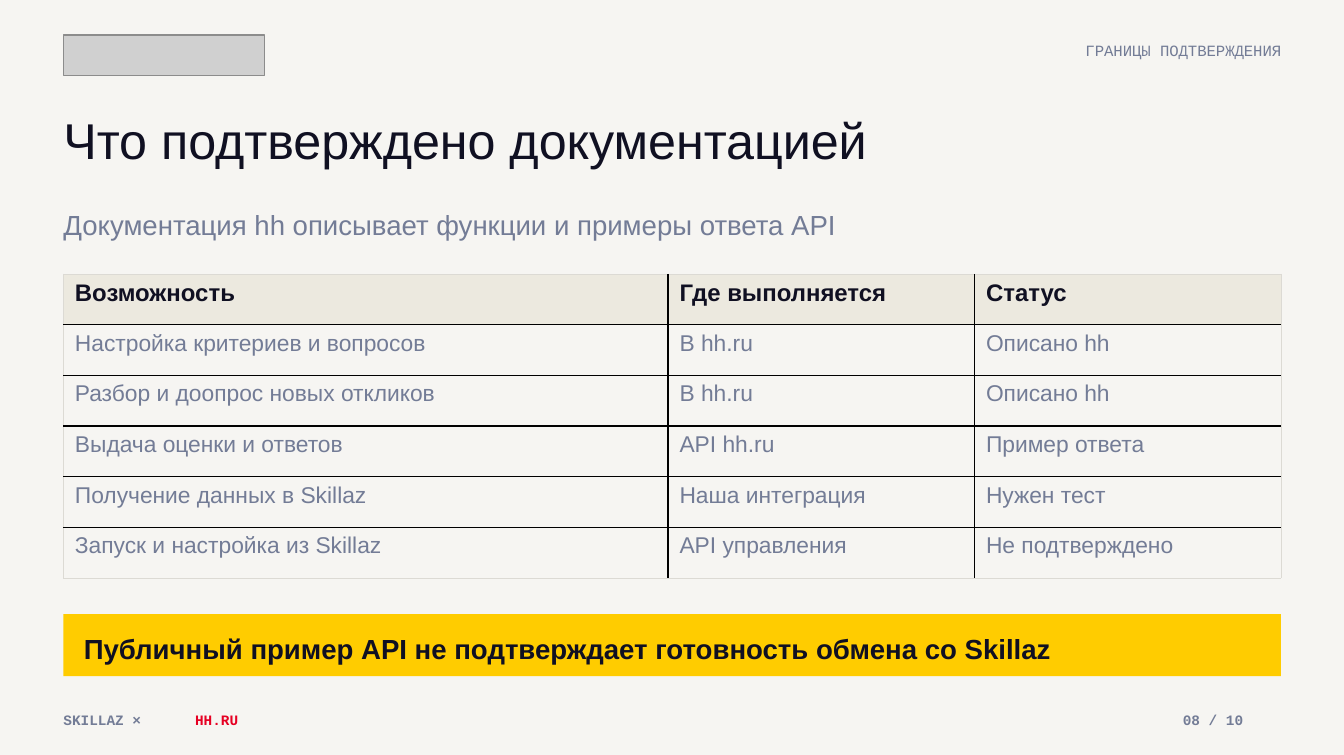
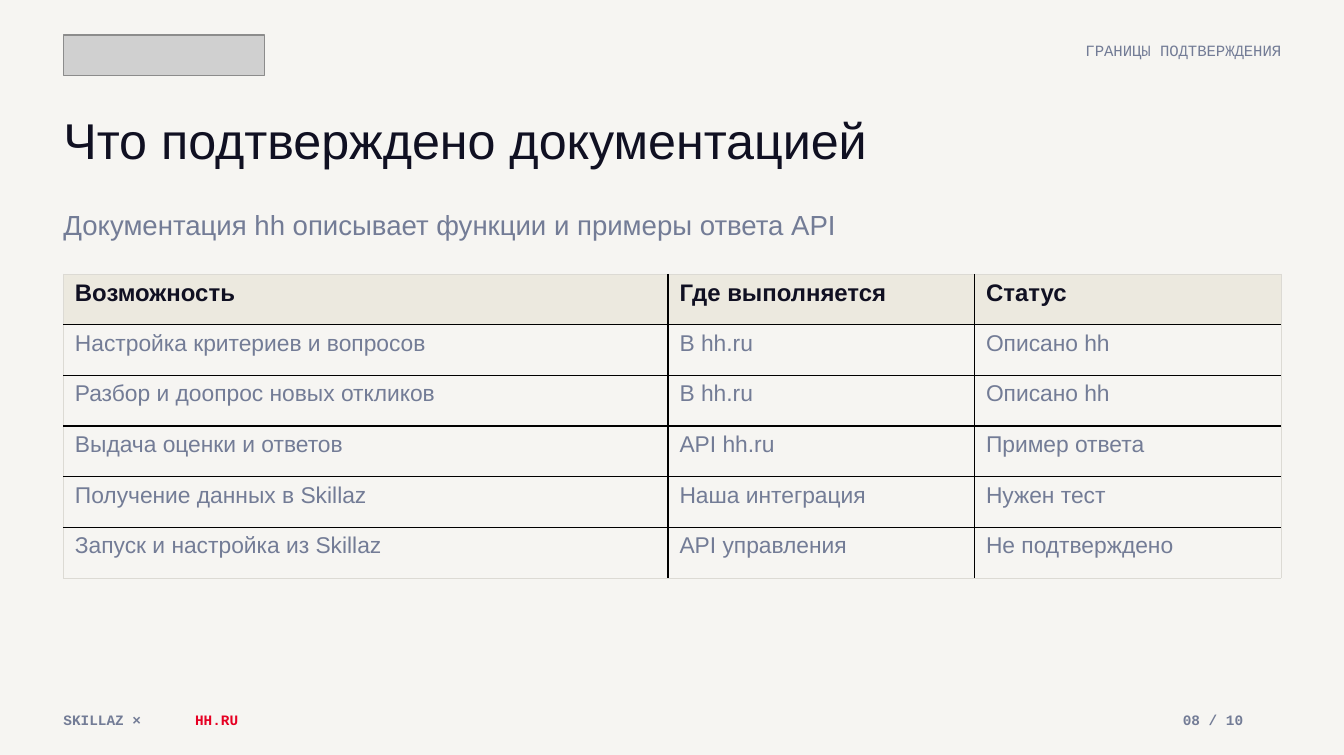
Before and after one commit to nastenakargina17-sudo/skillaz-hh-presentation, a slide deck: slide 8 of Skillaz-hh-Integration.pptx. Drawn at 1344x755 pixels with LibreOffice and Linux fonts; fonts in the diff are those of the drawing; grey boxes stand for pictures. Boxes give left, top, right and bottom in pixels: in the first picture for what was removed or moved away, otherwise in the second. Text is boxed around its words. In the diff, an @@ line names an element or a change of style, - is before the commit and + after.

```diff
--- a/Skillaz-hh-Integration.pptx
+++ b/Skillaz-hh-Integration.pptx
@@ rectangle removed at (63, 614, 1281, 676) @@
@@ text removed at (84, 638, 1051, 665) @@
-Публичный пример API не подтверждает готовность обмена со Skillaz
```
Also in this commit, not shown: 1 other slide changed, 1 other file.
